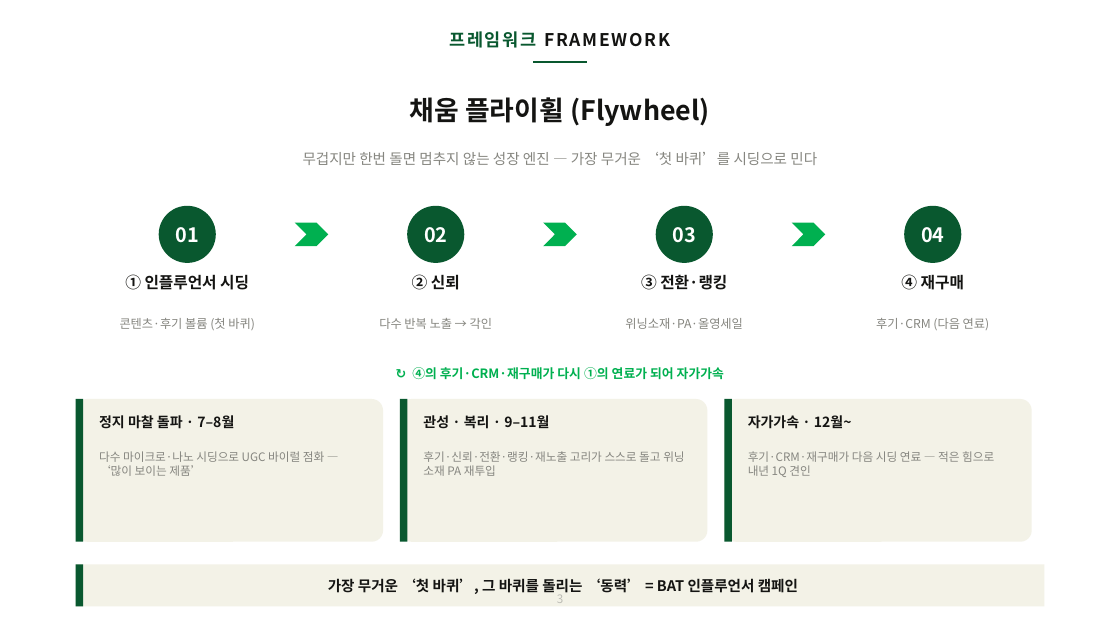
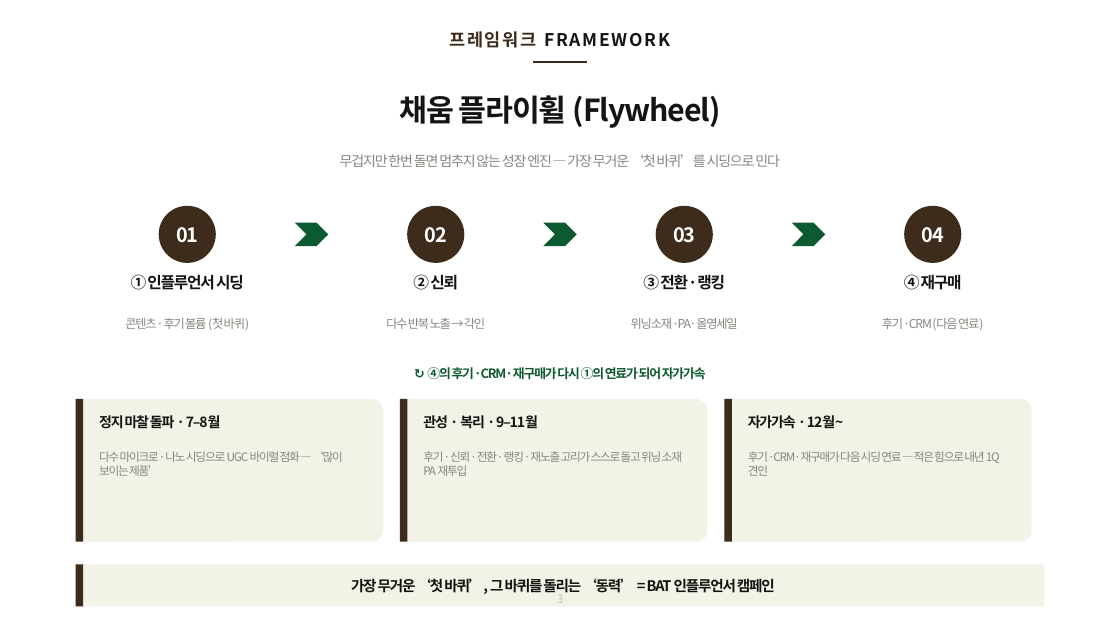
Before and after one commit to bat-han-26/oy_all-the-better_proposal, a slide deck: slide 3 of proposal/BAT_올리브영_2026_올더베러_마케팅제안_클린재설계_HAN.pptx. Drawn at 1120x630 pixels with LibreOffice and Linux fonts; fonts in the diff are those of the drawing. Boxes give left, top, right and bottom in pixels: in the first picture for what was removed or moved away, otherwise in the second. Text is boxed around its words. In the diff, an @@ line names an element or a change of style, - is before the commit and + after.

```diff
--- a/proposal/BAT_올리브영_2026_올더베러_마케팅제안_클린재설계_HAN.pptx
+++ b/proposal/BAT_올리브영_2026_올더베러_마케팅제안_클린재설계_HAN.pptx
@@ text "프레임워크 FRAMEWORK" at [449,31,536,48]: text colour #09582F to #3D2B1B in "프레임워크" @@
@@ elbow line (533, 62) - (586, 62): stroke #09582F 2.2 pt to #3D2B1B 2.2 pt @@
@@ text "채움 플라이휠 (Flywheel)" at [399,95,721,128]: size 23 to 26 pt, letter spacing 0 to -1 pt @@
@@ text "무겁지만 한번 돌면 멈추지 않는 ..." at [340,154,780,167]: size 12.5 to 12 pt, letter spacing 0 to -1 pt @@
@@ fill #00B050 to #0E5A30 in 3 elements at [295,223,329,246], [543,223,576,246], [791,223,825,246] @@
@@ text "↻ ④의 후기·CRM·재구매가 다시 ①의 ..." at [427,367,706,379]: text colour #00B050 to #0E5A30, letter spacing 0 to -1 pt @@
@@ fill #09582F to #3D2B1B in 8 elements at [159,206,216,263], [408,206,465,263], [655,206,712,263], [904,206,961,263], [76,399,83,542], [400,399,408,542], [724,399,732,542], [76,565,83,607] @@
@@ letter spacing 0 to -1 pt in 19 elements at [176,227,198,243], [131,274,244,290], [125,318,249,330], [425,227,447,243], [413,274,458,290], [386,318,485,329], [673,227,695,243], [643,274,725,290], [631,318,738,329], [922,227,944,243], [904,274,962,290], [882,318,983,330], [99,415,221,429], [99,451,343,476], [423,415,538,429], [423,451,682,476], [748,415,844,429], [748,451,1000,476], [351,578,775,594] @@
@@ text "3" at [557,595,563,603]: text colour #BDBDB6 to #C9C4B8, letter spacing 0 to -1 pt @@
```
Also in this commit, not shown: 36 other slides changed, 1 other file.
